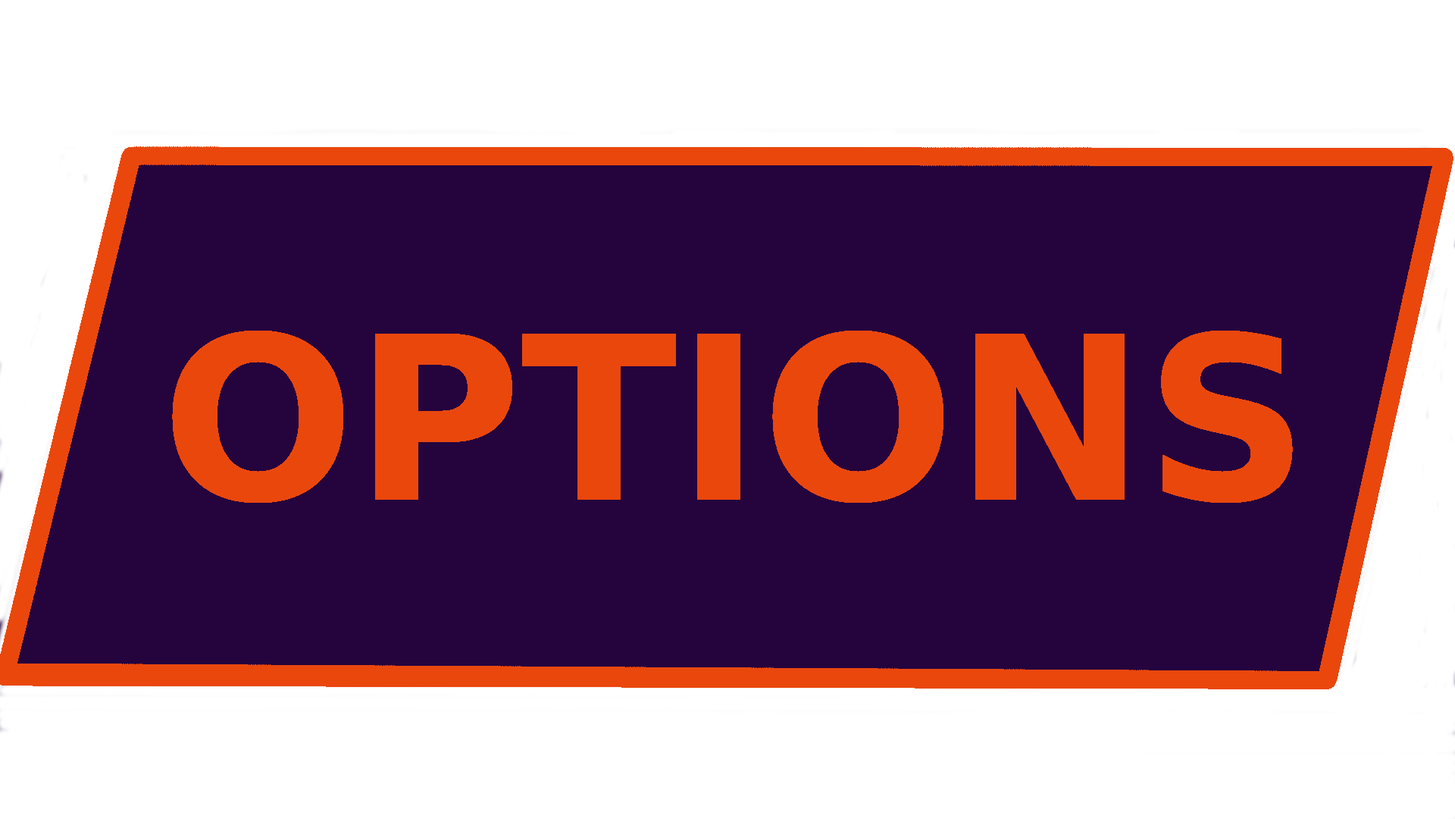
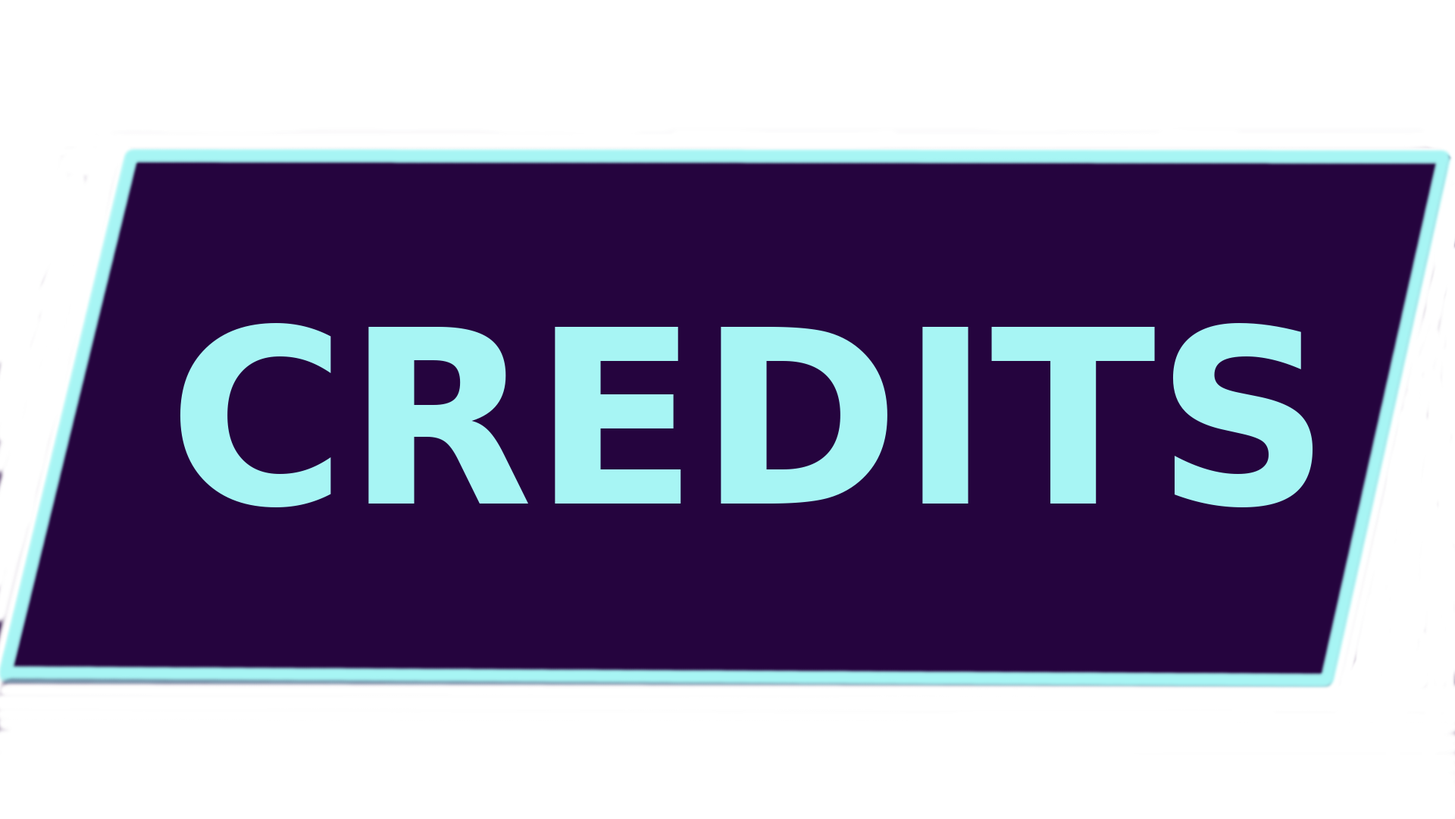
The second 1455 × 819 image is a revision of the first. Changes to its layers:
hid "border copy" over [0, 146, 1454, 690]
showed "border" over [0, 146, 1454, 690]
hid "options copy" over [172, 330, 1294, 503]
added layer "credits" above "arcade" over [179, 322, 1314, 508]
